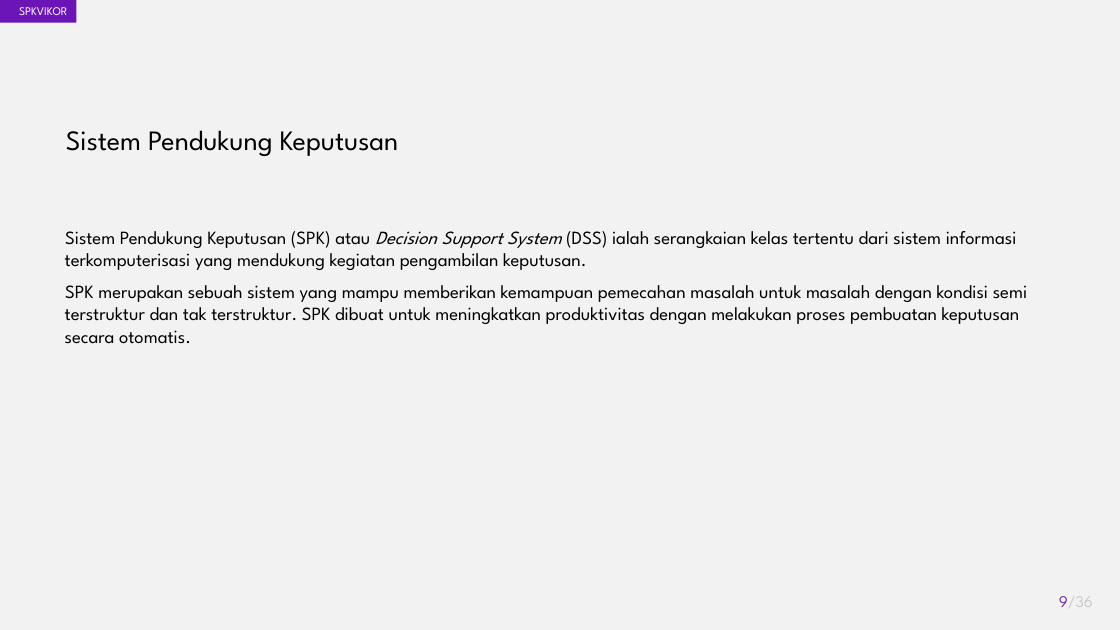
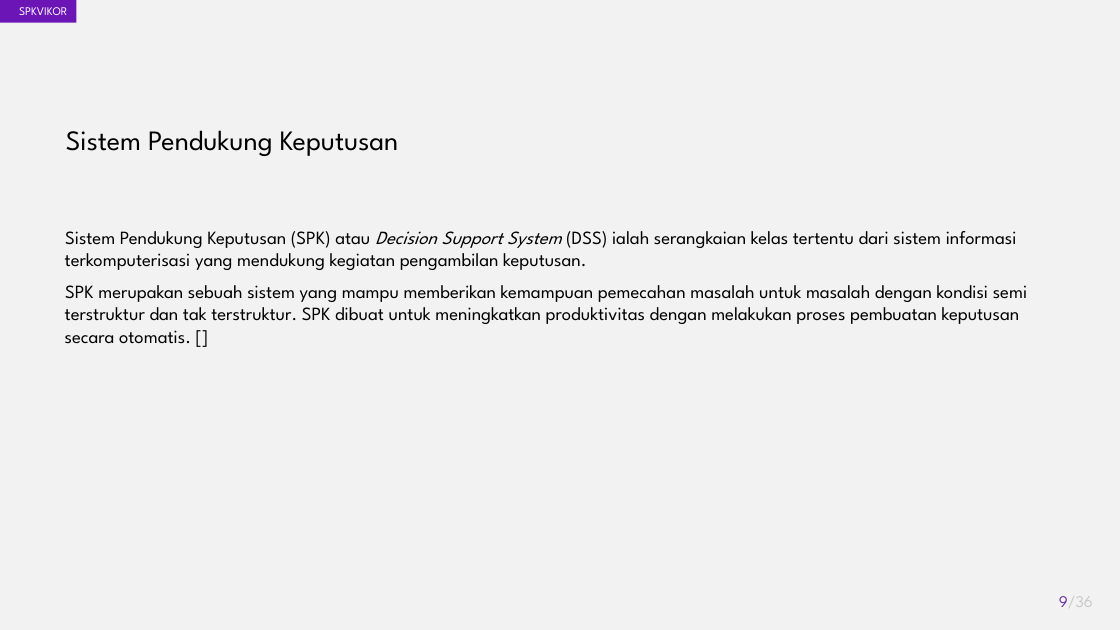
Before and after one commit to akhmadali7/TugasAkhir, a slide deck: slide 9 of PPT - TA - Akhmad Ali Sajidin.pptx. Drawn at 1120x630 pixels with LibreOffice and Linux fonts; fonts in the diff are those of the drawing. Boxes give left, top, right and bottom in pixels: in the first picture for what was removed or moved away, otherwise in the second. Text is boxed around its words. In the diff, an @@ line names an element or a change of style, - is before the commit and + after.

```diff
--- a/PPT - TA - Akhmad Ali Sajidin.pptx
+++ b/PPT - TA - Akhmad Ali Sajidin.pptx
@@ text at [65, 285, 1027, 344]: text changed @@
-SPK merupakan sebuah sistem yang mampu memberikan kemampuan pemecahan masalah untuk masalah dengan kondisi semi terstruktur dan tak terstruktur. SPK dibuat untuk meningkatkan produktivitas dengan melakukan proses pembuatan keputusan secara otomatis.
+SPK merupakan sebuah sistem yang mampu memberikan kemampuan pemecahan masalah untuk masalah dengan kondisi semi terstruktur dan tak terstruktur. SPK dibuat untuk meningkatkan produktivitas dengan melakukan proses pembuatan keputusan secara otomatis. []
```
Also in this commit, not shown: 5 other slides changed, 1 slide added.
